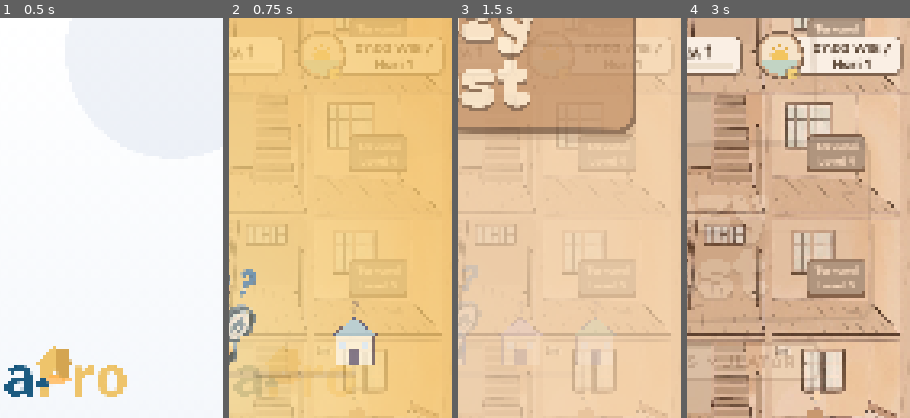
Above: before the commit, frames 1-4 (left to right).
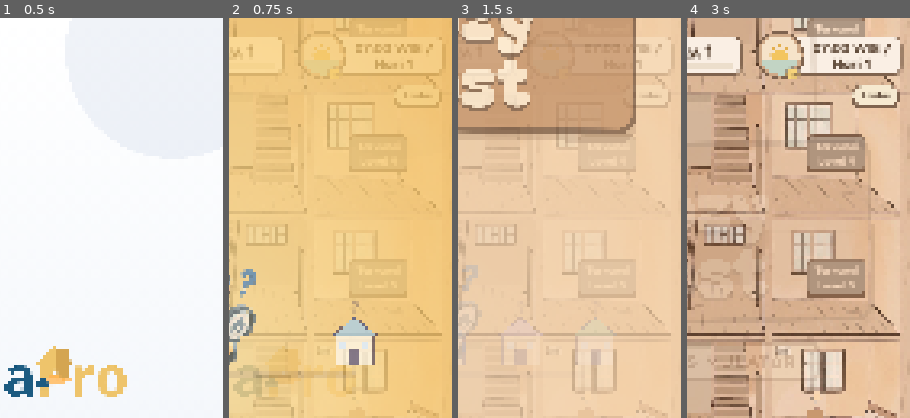
Above: after the commit, the same moments.

Repository: illuminaldi/kost-simulator
Game: Godot game, scene res://main.tscn
Two runs of this game, one before a commit and one after it. Both use one fixed random seed, a clock stepped at 60 frames per second and the inputs below.
Inputs (mouse positions are % of the whole screen's width and height, from its top left):
- Up to frame 1 (0.5 s): no input
- Up to frame 2 (0.75 s): click (92, 10) at 0.5 s, where only the run after the commit has a clickable "Lantai"
- Up to frame 3 (1.5 s): click (92, 10) at 1.25 s, where only the run after the commit has a clickable "Lantai"
- Up to frame 4 (3 s): click (92, 10) at 2 s, where only the run after the commit has a clickable "Lantai"; move the mouse to (72, 45) at 2.77 s; click (72, 45) at 2.92 s
The pictures show only the part of the screen within x 50-100%, y 0-50%; the shares and areas given below are measured in that part.

Frame 1 is identical in both runs. In frame 2, 0.3% of the frame differs, in the area x 73-96%, y 16-23%; in frame 3, 0.2%; in frame 4, 1.2%.

Commit message:
Lantai tanpa batas: renovasi lantai 9+, warna penanda tiap 5 lantai, sewa +3%/lantai, capek tanpa lift, fasilitas Lift, tombol pindah lantai
Co-Authored-By: Claude Opus 5.5 <noreply@anthropic.com>
Claude-Session: https://claude.ai/code/session_01Qh4sa6soQXJGE6SW4kVq6K

Diff:
--- a/godot/scripts/data.gd
+++ b/godot/scripts/data.gd
@@ -7,12 +7,70 @@
 
 # Kolom & baris kamar pada ilustrasi (piksel gambar asli).
 const COLS := {"L": Vector2(131, 551), "M": Vector2(576, 970), "R": Vector2(996, 1405)}
-const ROWS := {8: Vector2(-1302, -935), 7: Vector2(-910, -543), 6: Vector2(-518, -151), 5: Vector2(-126, 241), 4: Vector2(242, 626), 3: Vector2(651, 1018), 2: Vector2(1043, 1410), 1: Vector2(1436, 1800)}
-const SLOTS := ["8L", "8S", "8R", "7L", "7S", "7R", "6L", "6S", "6R", "5L", "5S", "5R", "4L", "4S", "4R", "3L", "3S", "3R", "2L", "2S", "2R", "1L", "1S", "1R"]
-const ROOMS := ["8L", "8R", "7L", "7R", "6L", "6R", "5L", "5R", "4L", "4R", "3L", "3R", "2L", "2R", "1L", "1R"]
-
-# Garis lantai (posisi kaki NPC) & pusat kolom.
-const FEET := {8: -953.0, 7: -561.0, 6: -169.0, 5: 223.0, 4: 600.0, 3: 1000.0, 2: 1392.0, 1: 1778.0}
+# Data lantai dibuat otomatis (tanpa batas). Lantai 1-4 dari ilustrasi, 5+ salinan lantai 3/4.
+static var TOP_FLOOR := 8
+static var ROWS := {}
+static var FEET := {}
+static var ROOMS: Array = []
+static var EDGES: Array = []
+static var SPOT := {}
+static var LAMPS := {}
+static var FLOOR_LV := {}
+static var BUILDING_TOP := -1568
+
+
+static func setup_floors(top: int) -> void:
+	TOP_FLOOR = maxi(8, top)
+	ROWS = {4: Vector2(242, 626), 3: Vector2(651, 1018), 2: Vector2(1043, 1410), 1: Vector2(1436, 1800)}
+	FEET = {4: 600.0, 3: 1000.0, 2: 1392.0, 1: 1778.0}
+	SPOT = BASE_SPOT.duplicate(true)
+	LAMPS = BASE_LAMPS.duplicate(true)
+	for f in range(5, TOP_FLOOR + 1):
+		var y0 := 266.0 - (f - 4) * EXTRA_PITCH
+		ROWS[f] = Vector2(y0, y0 + 367)
+		FEET[f] = y0 + 349
+		SPOT["%dL" % f] = {"seat": Vector2(330, y0 + 337)}
+		SPOT["%dR" % f] = {"seat": Vector2(1170, y0 + 341), "bed": Vector2(1215, y0 + 287)}
+		LAMPS["%dL" % f] = BASE_LAMPS["3L"]
+		LAMPS["%dR" % f] = BASE_LAMPS["3R"]
+	ROOMS = []
+	for f in range(TOP_FLOOR, 0, -1):
+		ROOMS.append("%dL" % f)
+		ROOMS.append("%dR" % f)
+	EDGES = [["lobby", "S1"]]
+	for f in range(1, TOP_FLOOR + 1):
+		EDGES.append(["S%d" % f, "%dL" % f])
+		EDGES.append(["S%d" % f, "%dR" % f])
+		if f < TOP_FLOOR: EDGES.append(["S%d" % f, "S%d" % (f + 1)])
+	FLOOR_LV = {}
+	for f in range(1, TOP_FLOOR + 1): FLOOR_LV[f] = f
+	BUILDING_TOP = -(TOP_FLOOR - 4) * EXTRA_PITCH
+
+
+## Lantai dari id kamar/scene ("12L" -> 12, "S12" -> 12).
+static func fl(id: String) -> int:
+	return int(id.substr(1)) if id.begins_with("S") else int(id.left(id.length() - 1))
+
+
+static func col(id: String) -> String:
+	return "S" if id.begins_with("S") else id.right(1)
+
+
+## Biaya renovasi untuk membuka lantai f (lantai 9 ke atas).
+static func floor_cost(f: int) -> float:
+	return 5000000.0 * (1.0 + 0.3 * (f - 9))
+
+
+static func floor_rep(f: int) -> float:
+	return minf(4.0 + 0.05 * (f - 9), 4.6)
+
+
+## Warna penanda tiap 5 lantai (lantai 5+).
+static func floor_tint(f: int) -> Color:
+	var band := (f - 1) / 5
+	return [Color(1, 1, 1), Color(1, 1, 1), Color(1.0, 0.95, 0.9), Color(0.93, 0.98, 0.94), Color(0.95, 0.95, 1.02), Color(1.02, 0.94, 0.96), Color(1.0, 1.0, 0.9)][band % 7]
+
+
 const CX := {"L": 341.0, "M": 773.0, "R": 1200.0}
 const LOBBY_Y := 2335.0
 const LOBBY_X := 700.0
@@ -20,7 +78,7 @@
 const QUEUE_X := [600.0, 740.0, 880.0, 1030.0]
 
 # Titik aktivitas di tiap kamar (posisi kaki / alas sprite).
-const SPOT := {
+const BASE_SPOT := {
 	"4L": {"seat": Vector2(300, 582), "bed": Vector2(345, 538)},
 	"4M": {"seat": Vector2(790, 578), "bed": Vector2(795, 529)},
 	"4R": {"seat": Vector2(1150, 586), "bed": Vector2(1232, 522)},
@@ -42,7 +100,7 @@
 }
 
 # Lampu di tiap kamar (relatif terhadap kotak kamar: x, y, radius).
-const LAMPS := {
+const BASE_LAMPS := {
 	"4L": [[0.09, 0.72, 85]], "4M": [[0.53, 0.24, 120]], "4R": [[0.60, 0.33, 75], [0.89, 0.70, 70]],
 	"3L": [[0.35, 0.18, 85], [0.34, 0.38, 60], [0.10, 0.68, 60]], "3R": [[0.47, 0.17, 115]],
 	"2L": [[0.33, 0.22, 95]], "2M": [[0.22, 0.33, 85]], "2R": [[0.93, 0.73, 60]],
@@ -68,12 +126,6 @@
 	["staff", Rect2(733, 2405, 315, 145)], ["manage", Rect2(1074, 2405, 316, 145)]]
 const GROUND_RECT := Rect2(380, 1860, 980, 512)
 const CAT_RECT := Rect2(400, 2195, 155, 110)
-
-# Graf perpindahan antar "scene" (lobi, tangga, kamar).
-const EDGES := [["lobby", "S1"], ["S1", "S2"], ["S2", "S3"], ["S3", "S4"], ["S1", "1L"], ["S1", "1R"],
-	["S2", "2L"], ["S2", "2R"], ["S3", "3L"], ["S3", "3R"], ["S4", "4L"], ["S4", "4R"], ["S4", "S5"], ["S5", "5L"], ["S5", "5R"], ["S5", "S6"], ["S6", "6L"], ["S6", "6R"], ["S6", "S7"], ["S7", "7L"], ["S7", "7R"], ["S7", "S8"], ["S8", "8L"], ["S8", "8R"]]
-
-const FLOOR_LV := {1: 1, 2: 2, 3: 3, 4: 4, 5: 5, 6: 6, 7: 7, 8: 8}
 
 # ---------- Perabot ----------
 # Setiap kamar punya tempat perabotnya sendiri (diambil dari ilustrasi). Posisi = pojok kiri-atas sprite.
@@ -146,10 +198,12 @@
 		"d": "Tempat nongkrong & kerja. Harga sewa +5%; pemasukan harian kalau ada Barista."},
 	"gym": {"n": "Gym", "lv": 6, "cost": 3000000, "happy": 3, "inc": 0, "visit": [6, 17], "pose": "stand",
 		"d": "Penghuni olahraga pagi & sore. Kebahagiaan naik."},
+	"lift": {"n": "Lift", "lv": 6, "cost": 4000000, "happy": 0, "inc": 0, "visit": [], "pose": "stand",
+		"d": "Penghuni lantai atas tidak perlu naik tangga panjang: tidak cepat capek & tetap betah."},
 	"rooftop": {"n": "Taman Rooftop", "lv": 7, "cost": 3500000, "happy": 3, "inc": 0, "visit": [16, 20], "pose": "stand",
 		"d": "Taman hijau untuk santai sore. Rating kost naik setiap hari."},
 }
-const FACIL_ORDER := ["tunggu", "laundry", "mushola", "dapur", "kantin", "cafe", "gym", "rooftop"]
+const FACIL_ORDER := ["tunggu", "laundry", "mushola", "dapur", "kantin", "cafe", "lift", "gym", "rooftop"]
 
 
 ## Sisi kosong ruang tangga (lantai ganjil: kanan, genap: kiri).
@@ -313,19 +367,17 @@
 
 
 static func rect_of(id: String) -> Rect2:
-	var col: Vector2 = COLS["M" if id[1] == "S" else id[1]]
-	var row: Vector2 = ROWS[int(id[0])]
-	return Rect2(col.x, row.x, col.y - col.x, row.y - row.x)
+	var cc: Vector2 = COLS["M" if col(id) == "S" else col(id)]
+	var row: Vector2 = ROWS[fl(id)]
+	return Rect2(cc.x, row.x, cc.y - cc.x, row.y - row.x)
 
 
 const EXTRA_PITCH := 392
-const TOP_FLOOR := 8
-const BUILDING_TOP := -1568   # y atap lantai teratas (koordinat gedung)
 const LOBBY_TOP := 1800.0
 
 ## Kamar lantai 5+ meminjam gambar dari kamar lantai 3 (tata letak sama).
 static func tpl(rid: String) -> String:
-	return ("3" + rid.substr(1)) if int(rid[0]) > 4 else rid
+	return ("3" + col(rid)) if fl(rid) > 4 else rid
 
 
 static func src_rect(id: String) -> Rect2:
@@ -372,7 +424,7 @@
 
 
 static func room_name(id: String) -> String:
-	return id[0] + {"L": "A", "R": "B"}[id[1]]
+	return str(fl(id)) + {"L": "A", "R": "B"}[col(id)]
 
 
 ## Tangga di kolom tengah: lantai ganjil di sisi kiri, lantai genap di sisi kanan.
@@ -387,9 +439,9 @@
 static func scene_pos(s: String) -> Vector2:
 	if s == "lobby":
 		return Vector2(LOBBY_X, LOBBY_Y)
-	if s[0] == "S":
-		return Vector2(773, FEET[int(s[1])])
-	return Vector2(CX[s[1]], FEET[int(s[0])])
+	if s.begins_with("S"):
+		return Vector2(773, FEET[fl(s)])
+	return Vector2(CX[col(s)], FEET[fl(s)])
 
 
 static func bfs(a: String, b: String) -> Array:
--- a/godot/scripts/game.gd
+++ b/godot/scripts/game.gd
@@ -77,6 +77,10 @@
 	var sh := Shader.new()
 	sh.code = PLAN_SHADER
 	plan_mat.shader = sh
+	var peek := _load_game_raw()
+	for a in OS.get_cmdline_user_args():
+		if a.begins_with("--floors="): peek = {"open_floor": int(a.substr(9)) - 1}
+	D.setup_floors(wanted_top(peek))
 	_build_world()
 	_setup_music()
 	ui = Ui.new()
@@ -249,7 +253,8 @@
 	# Lantai tambahan (5-8): salinan lantai 3 yang ditumpuk ke atas, lalu atap.
 	for f in range(5, D.TOP_FLOOR + 1):
 		var fy := 242 - (f - 4) * D.EXTRA_PITCH
-		_sprite(bld, Rect2(0, 627, D.IW, D.EXTRA_PITCH), Vector2(0, fy))
+		var fs := _sprite(bld, Rect2(0, 627, D.IW, D.EXTRA_PITCH), Vector2(0, fy))
+		fs.modulate = D.floor_tint(f)
 		# Sisi kiri selang-seling: tanaman gantung / langit polos (bukan pohon berulang).
 		if f % 2 == 1:
 			_sprite(bld, Rect2(0, 235, 86, D.EXTRA_PITCH), Vector2(0, fy))
@@ -436,6 +441,7 @@
 		var ev_id := event_at(id)
 		S.rooms[id]["_ev"] = "" if ev_id.is_empty() else str(ev_id.type)
 		room_fx[id].refresh(S.rooms[id], int(S.lvl), build_cost(), font)
+		room_fx[id].set_floor_lock(floor_lock_sign(D.fl(id)))
 	dirty = false
 
 
@@ -711,6 +717,12 @@
 		f.store_string(JSON.stringify(S))
 
 
+func _load_game_raw() -> Dictionary:
+	if OS.get_cmdline_user_args().has("--fresh") or not FileAccess.file_exists(SAVE_PATH): return {}
+	var d = JSON.parse_string(FileAccess.get_file_as_string(SAVE_PATH))
+	return d if typeof(d) == TYPE_DICTIONARY else {}
+
+
 func _load_game() -> Dictionary:
 	if not FileAccess.file_exists(SAVE_PATH):
 		return {}
@@ -729,7 +741,7 @@
 				d.queue.push_front(t)
 			d.rooms.erase(id)
 	if d.has("jobs"):
-		d.jobs = d.jobs.filter(func(j): return D.ROOMS.has(j.room))
+		d.jobs = d.jobs.filter(func(j): return D.ROOMS.has(j.room) or str(j.room).begins_with("S"))
 	for id in D.ROOMS:
 		if not d.rooms.has(id):
 			d.rooms[id] = {"built": false, "lv": 1, "clean": 100.0, "broken": "", "tenant": null, "furn": {}}
@@ -778,8 +790,15 @@
 	r.lv = 1 if c < 5.0 else (2 if c < 10.0 else 3)
 
 
+func _id_of(r: Dictionary) -> String:
+	for id in S.rooms:
+		if S.rooms[id] == r: return id
+	return "1L"
+
+
 func rent_of(r: Dictionary) -> float:
-	var v: float = (30000.0 + comfort(r) * 9000.0) * D.PRICE[int(S.price)].m * (1.0 + 0.04 * fac_count() + (0.05 if has_facil("cafe") else 0.0))
+	var fl := D.fl(_id_of(r))
+	var v: float = (30000.0 + comfort(r) * 9000.0) * D.PRICE[int(S.price)].m * (1.0 + 0.04 * fac_count() + (0.05 if has_facil("cafe") else 0.0)) * (1.0 + 0.03 * (fl - 1))
 	return round(v / 1000.0) * 1000.0
 
 
@@ -833,9 +852,9 @@
 		var bonus := 300000.0 * int(S.lvl)
 		S.money = float(S.money) + bonus
 		ui.toast("Naik ke Level %d! Bonus %s" % [int(S.lvl), D.rp(bonus)], "gold")
-		for f in D.FLOOR_LV:
-			if D.FLOOR_LV[f] == int(S.lvl):
-				ui.toast("Lantai %d terbuka untuk dibangun" % f, "gold")
+		var lf := int(S.lvl)
+		if lf <= 8: ui.toast("Lantai %d terbuka untuk dibangun" % lf, "gold")
+		elif lf <= D.TOP_FLOOR and not floor_open(lf): ui.toast("Lantai %d bisa direnovasi sekarang!" % lf, "gold")
 		dirty = true
 
 
@@ -1409,7 +1428,7 @@
 			w.name = t.name
 			w.job = str(t.job)
 			w.room = id
-			w.floor = int(id[0])
+			w.floor = D.fl(id)
 			w.stay = int(t.stay)
 			w.happy = float(t.happy)
 			w.clean = float(r.clean)
@@ -1431,10 +1450,10 @@
 
 func _recent(type: String, floor: int = 0, days: int = 1) -> bool:
 	for e in S.get("recent", []):
-		if e.type == type and int(S.day) - int(e.day) <= days and (floor == 0 or str(e.room) == "" or int(str(e.room)[0]) == floor):
+		if e.type == type and int(S.day) - int(e.day) <= days and (floor == 0 or str(e.room) == "" or D.fl(str(e.room)) == floor):
 			return true
 	for e in S.events:
-		if e.type == type and (floor == 0 or str(e.room) == "" or int(str(e.room)[0]) == floor):
+		if e.type == type and (floor == 0 or str(e.room) == "" or D.fl(str(e.room)) == floor):
 			return true
 	return false
 
@@ -1793,6 +1812,56 @@
 	dirty = true
 
 
+# ================= Lantai tanpa batas =================
+## Lantai 1-8 terbuka sesuai level. Lantai 9+ butuh level, rating & biaya renovasi.
+func floor_open(f: int) -> bool:
+	if f > D.TOP_FLOOR or int(S.lvl) < f: return false
+	return f <= 8 or f <= int(S.get("open_floor", 8))
+
+
+func floor_lock_text(f: int) -> String:
+	if int(S.lvl) < f: return "Lantai %d terbuka di Level %d" % [f, f]
+	return "Lantai %d perlu direnovasi dulu (%s, rating %.1f)" % [f, D.rp(D.floor_cost(f)), D.floor_rep(f)]
+
+
+## Teks papan untuk lahan kosong di lantai terkunci ("" = boleh dibangun).
+func floor_lock_sign(f: int) -> String:
+	if f <= 8 or floor_open(f): return ""
+	if int(S.lvl) < f: return ""      # papan "Terkunci Level X" bawaan
+	return "Renovasi\n%s" % D.short(D.floor_cost(f))
+
+
+func renovate_floor(f: int) -> void:
+	if f != int(S.get("open_floor", 8)) + 1: return
+	if int(S.lvl) < f:
+		ui.toast("Lantai %d terbuka di Level %d" % [f, f], "bad"); return
+	if float(S.rep) < D.floor_rep(f):
+		ui.toast("Rating kost harus minimal %.1f untuk renovasi lantai %d" % [D.floor_rep(f), f], "bad"); return
+	if float(S.money) < D.floor_cost(f):
+		ui.toast("Uang belum cukup (%s)" % D.rp(D.floor_cost(f)), "bad"); return
+	spend(D.floor_cost(f), "other")
+	S.open_floor = f
+	add_xp(50)
+	ui.toast("Lantai %d selesai direnovasi! Kamarnya siap dibangun." % f, "gold")
+	sfx("upgrade")
+	# Tambah satu lantai terkunci di atasnya lalu muat ulang gedung.
+	save_game()
+	save_wallet()
+	get_tree().reload_current_scene()
+
+
+## Lantai tertinggi yang ditampilkan: lantai terbuka + 1 lantai berikutnya (masih terkunci).
+func wanted_top(s: Dictionary) -> int:
+	return maxi(8, int(s.get("open_floor", 8)) + 1)
+
+
+func jump_to_floor(f: int) -> void:
+	var r := D.rect_of("%dS" % clampi(f, 1, D.TOP_FLOOR))
+	set_scroll(1200.0 - r.position.y)
+	scroll_v = 0.0
+	ui.close_sheet()
+
+
 # ================= Bang Ojol & Kang Galon =================
 var ojol: Npc = null
 var ojol_for := ""
@@ -1943,7 +2012,7 @@
 func facil_ok(f: int, k: String) -> String:
 	var fc: Dictionary = D.FACIL[k]
 	if int(S.lvl) < int(fc.lv): return "%s terbuka di Level %d" % [fc.n, int(fc.lv)]
-	if int(S.lvl) < int(D.FLOOR_LV[f]): return "Lantai %d terbuka di Level %d" % [f, int(D.FLOOR_LV[f])]
+	if not floor_open(f): return floor_lock_text(f)
 	if S.facil.has(str(f)) or job_for("S%d" % f, "fbuild") != {}: return "Sisi tangga lantai %d sudah terpakai" % f
 	if has_facil(k): return "%s sudah ada di kost" % fc.n
 	for j in S.jobs:
@@ -1955,7 +2024,7 @@
 ## Lantai terendah yang sisi tangganya masih kosong & sudah terbuka.
 func free_facil_floor() -> int:
 	for f in range(1, D.TOP_FLOOR + 1):
-		if int(S.lvl) < int(D.FLOOR_LV[f]): continue
+		if not floor_open(f): continue
 		if S.facil.has(str(f)) or job_for("S%d" % f, "fbuild") != {}: continue
 		return f
 	return 0
@@ -2139,6 +2208,8 @@
 		var r: Dictionary = e[1]
 		var t: Dictionary = r.tenant
 		var d: float = 2 + int(D.PRICE[int(S.price)].h) + mini(fac_count(), 5) + (2 if S.staff.get("satpam", false) else 0) + facil_happy()
+		# Lantai tinggi tanpa lift: capek naik tangga.
+		if D.fl(id) > 5 and not has_facil("lift"): d -= 0.5 * (D.fl(id) - 5)
 		if float(r.clean) < 45: d -= 6
 		if float(r.clean) < 20: d -= 10
 		if str(r.broken) != "": d -= 10
@@ -2146,7 +2217,7 @@
 		if int(r.lv) > int(t.pref): d += 1
 		# Tetangga satu lantai: berisik / ramah
 		for e2 in each_tenant():
-			if e2[0] != id and str(e2[0])[0] == id[0]:
+			if e2[0] != id and D.fl(str(e2[0])) == D.fl(id):
 				d += _trait_sum(e2[1].tenant, "neigh")
 		t.happy = clampf(float(t.happy) + d, 0, 100)
 		t.stay = int(t.stay) + 1
@@ -2740,7 +2811,7 @@
 func _spot_in(R: String) -> Vector2:
 	if R.begins_with("S"):
 		return D.facil_spot(int(R.substr(1))) + Vector2(randf_range(-40, 40), 0)
-	return Vector2(float(D.CX[R[1]]) + randf_range(-80, 80), float(D.FEET[int(R[0])]))
+	return Vector2(float(D.CX[D.col(R)]) + randf_range(-80, 80), float(D.FEET[D.fl(R)]))
 
 
 func _finish_clean(n: Npc, R: String) -> void:
@@ -3072,7 +3143,7 @@
 		"build":
 			if r.built: return "Kamar %s sudah dibangun" % D.room_name(id)
 			if job_for(id, "build") != {}: return "Kamar %s sedang dibangun" % D.room_name(id)
-			if int(S.lvl) < int(D.FLOOR_LV[int(id[0])]): return "Lantai %s terbuka di Level %d" % [id[0], int(D.FLOOR_LV[int(id[0])])]
+			if not floor_open(D.fl(id)): return floor_lock_text(D.fl(id))
 			return ""
 	return "?"
 
@@ -3170,7 +3241,7 @@
 					ui.open_sheet("room", id)
 				else:
 					var sf := stair_at(pan.start)
-					if sf > 0 and int(S.lvl) >= int(D.FLOOR_LV[sf]):
+					if sf > 0 and floor_open(sf):
 						ui.open_sheet("facil", str(sf))
 			pan = {}
 			get_viewport().set_input_as_handled()
@@ -3455,6 +3526,19 @@
 			S.tut = -1
 			ui.close_sheet()
 			spawn_galon.call_deferred()
+		elif a.begins_with("--floors="):
+			S.seen = true
+			S.tut = -1
+			ui.close_sheet()
+			S.open_floor = int(a.substr(9)) - 1
+			S.lvl = int(a.substr(9))
+			S.rep = 4.3
+			S.money = 30000000.0
+			for id in D.ROOMS:
+				if D.fl(id) <= int(S.open_floor) and D.fl(id) >= 8:
+					S.rooms[id].built = true
+					S.rooms[id].furn = {"kasur": 1, "lampu": 2}
+			dirty = true
 		elif a == "--truck":
 			S.seen = true
 			S.tut = -1
--- a/godot/scripts/room_fx.gd
+++ b/godot/scripts/room_fx.gd
@@ -13,6 +13,7 @@
 var _tag: Label
 var _badges: HBoxContainer
 var _coin: PanelContainer
+var _lock := ""
 var _coin_amt := 0.0
 var _ct := 0.0
 var _furn := {}          # tipe -> Sprite2D
@@ -160,10 +161,13 @@
 		_empty.position = Vector2((rect.size.x - _empty.size.x) / 2.0, rect.size.y - _empty.size.y - 6)
 	_sign.visible = not _built
 	if not _built:
-		var need: int = D.FLOOR_LV[int(rid[0])]
+		var need: int = D.fl(rid)
 		if building:
 			_sign_lbl.text = "Sedang\nDibangun"
 			_sign_sb.bg_color = Color("e0a83a")
+		elif _lock != "":
+			_sign_lbl.text = _lock
+			_sign_sb.bg_color = Color("8f7a9c")
 		elif player_lv < need:
 			_sign_lbl.text = "Terkunci\nLevel %d" % need
 			_sign_sb.bg_color = Color("a69a8c")
@@ -356,3 +360,14 @@
 ## Ketukan di tombol koin "Tagih" (koordinat lokal kamar, area diperbesar untuk jari).
 func coin_hit(p: Vector2) -> bool:
 	return _coin != null and _coin.visible and _coin.get_rect().grow(30).has_point(p)
+
+
+
+func set_floor_lock(t: String) -> void:
+	if t != _lock:
+		_lock = t
+		if not _built and _sign.visible and t != "":
+			_sign_lbl.text = t
+			_sign_sb.bg_color = Color("8f7a9c")
+			_sign.reset_size()
+			_sign.position = (rect.size - _sign.size) / 2.0
--- a/godot/scripts/ui.gd
+++ b/godot/scripts/ui.gd
@@ -35,6 +35,7 @@
 var tray: PanelContainer
 var tray_row: HBoxContainer
 var tray_box: VBoxContainer
+var floor_btn: Button
 var tray_tab := "perabot"
 var ghost: Sprite2D
 var hints := {}
@@ -216,6 +217,11 @@
 		h2.visible = false
 		hint_root.add_child(h2)
 		hints["S%d" % f] = h2
+
+	floor_btn = _btn("Lantai", D.C_CREAM, func(): open_sheet("floors"))
+	floor_btn.add_theme_font_size_override("font_size", 30)
+	floor_btn.position = Vector2(1250, 215)
+	add_child(floor_btn)
 
 	tray = PanelContainer.new()
 	var tsb := _sb(D.C_PAPER, 6, 40, 22, 16)
@@ -621,7 +627,7 @@
 			at.region = D.rect_of("3R")
 			var empty := 0
 			for id in D.ROOMS:
-				if not S.rooms[id].built and int(S.lvl) >= int(D.FLOOR_LV[int(id[0])]): empty += 1
+				if not S.rooms[id].built and game.floor_open(D.fl(id)): empty += 1
 			tray_row.add_child(_tray_card(at, "Kamar Baru", D.short(game.build_cost()), "build", "", empty > 0, "Lahan siap dibangun: %d" % empty, "Seret"))
 			for k in D.FACIL_ORDER:
 				var fc: Dictionary = D.FACIL[k]
@@ -841,6 +847,7 @@
 		"rename": _sheet_rename()
 		"preman": _sheet_preman()
 		"toko": _sheet_toko()
+		"floors": _sheet_floors()
 		"room": _sheet_room()
 		"tenants": _sheet_tenants()
 		"staff": _sheet_staff()
@@ -971,6 +978,29 @@
 				draw_string(font, Vector2(i * w, (base - hgt - 6) if vv >= 0 else (base + hgt + 26)), t, HORIZONTAL_ALIGNMENT_CENTER, w, 24, Color("5a3d2b"))
 
 
+func _sheet_floors() -> void:
+	var S: Dictionary = game.S
+	_header("Pindah ke lantai")
+	box.add_child(_text("Gedung bisa terus ditinggikan. Lantai 9 ke atas dibuka dengan renovasi.", 30, D.C_MUTED))
+	var g := GridContainer.new()
+	g.columns = 4
+	g.add_theme_constant_override("h_separation", 12)
+	g.add_theme_constant_override("v_separation", 12)
+	box.add_child(g)
+	for f in range(D.TOP_FLOOR, 0, -1):
+		var occ := 0
+		for c in ["L", "R"]:
+			var r = S.rooms.get("%d%s" % [f, c])
+			if r and r.tenant != null: occ += 1
+		var lbl := "Lantai %d" % f + (" (%d)" % occ if occ > 0 else "")
+		var ff := f
+		var col := D.C_YELLOW if game.floor_open(f) else Color("e2d9cc")
+		var b := _btn(lbl, col, func(): game.jump_to_floor(ff))
+		b.custom_minimum_size = Vector2(300, 90)
+		g.add_child(b)
+	box.add_child(_btn("Ke lobi (bawah)", D.C_GREEN, func(): game.set_scroll(0.0); close_sheet()))
+
+
 func _sheet_toko() -> void:
 	var Wl: Dictionary = game.W
 	_header("Toko")
@@ -1127,12 +1157,21 @@
 	var id := arg
 	var r: Dictionary = S.rooms[id]
 	if not r.built:
-		var need: int = D.FLOOR_LV[int(id[0])]
+		var fln := D.fl(id)
 		_header("Lahan Kamar " + D.room_name(id))
 		_room_pic(box, id)
 		var v := _card()
-		if int(S.lvl) < need:
-			v.add_child(_text("Lantai %s terbuka di Level %d." % [id[0], need], 38))
+		if int(S.lvl) < fln:
+			v.add_child(_text("Lantai %d terbuka di Level %d." % [fln, fln], 38))
+		elif not game.floor_open(fln):
+			v.add_child(_label("Renovasi lantai %d" % fln, 40))
+			v.add_child(_text("Lantai di atas 8 perlu direnovasi sebelum kamarnya dibangun. Syarat: Level %d, rating minimal %.1f." % [fln, D.floor_rep(fln)], 32, D.C_MUTED))
+			v.add_child(_text("Kamar makin tinggi = sewa makin mahal (+3%%/lantai). Tanpa Lift, penghuni lantai atas cepat capek.", 30, D.C_MUTED))
+			var nxt: int = int(S.get("open_floor", 8)) + 1
+			if fln == nxt:
+				v.add_child(_btn("Renovasi " + D.short(D.floor_cost(fln)), D.C_YELLOW, func(): game.renovate_floor(fln), float(S.rep) < D.floor_rep(fln) or float(S.money) < D.floor_cost(fln)))
+			else:
+				v.add_child(_text("Renovasi lantai %d dulu." % nxt, 32, D.C_MUTED))
 		else:
 			var c: float = game.build_cost()
 			if game.job_for(id, "build") != {}:
Binary file added: godot/assets/facil/lift.png
Not shown, added: godot/assets/facil/lift.png.import
Not shown, added: index.9ba2133444.pck
Not shown, removed: index.f2920bac40.pck
